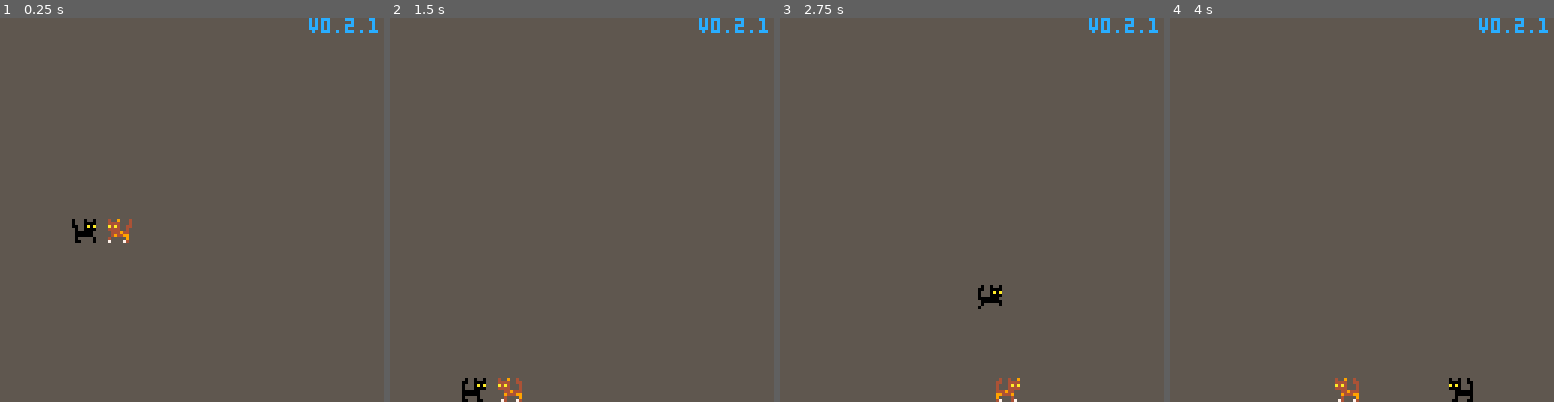
Above: before the commit, frames 1-4 (left to right).
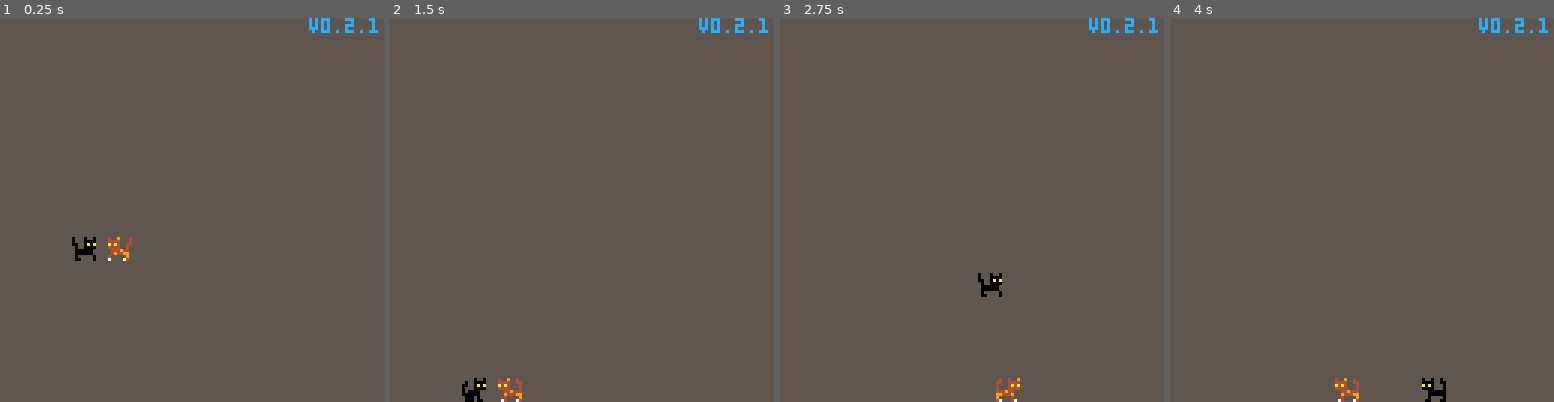
Above: after the commit, the same moments.

Repository: cdcformatc/cdcformatc.github.io
Game: PICO-8 cartridge cats/cats.p8
Same seed, same stepped clock (60 frames per second), same inputs: the game is played once before the commit and once after it.
Inputs:
- Up to frame 1 (0.25 s): no input
- Up to frame 2 (1.5 s): tap X (X key) at 0.33, 1.07 s; tap O (Z key) at 0.7 s
- Up to frame 3 (2.75 s): hold Right 1.6-2.1 s; tap O (Z key) at 1.7, 2.1, 2.5 s; tap X (X key) at 1.85 s; hold Up 2.15-2.42 s; hold Right from 2.47 s (still down)
- Up to frame 4 (4 s): tap O (Z key) at 2.9, 3.3, 3.7 s; tap X (X key) at 2.97 s; release Right at 3.03 s; hold Left 3.08-3.58 s; hold Down 3.63-3.97 s

The runs differ from the first frame. In frame 1, 0.8% of the frame differs, in the area x 18-35%, y 52-64%; in frame 2, less than 0.1%; in frame 3, 0.3%; in frame 4, 0.5%.

Commit message:
fiddling with movement

Diff:
--- a/cats/cats.p8
+++ b/cats/cats.p8
@@ -58,9 +58,9 @@
 -- cat logic
 
 -- movement constants
-dy_gravity=0.2
-
-dy_jump=-18*dy_gravity
+dy_gravity=0.4
+
+dy_jump=-15*dy_gravity
 dy_float=-2*dy_gravity
 dy_down=1*dy_gravity
 
@@ -251,6 +251,9 @@
 	else
 		cat.dx*=ddx_air
 	end
+
+	--apply y friction
+	cat.dy*=.99
 
 	-- cap speed
 	if (abs(cat.dx)<min_dx) cat.dx=0
